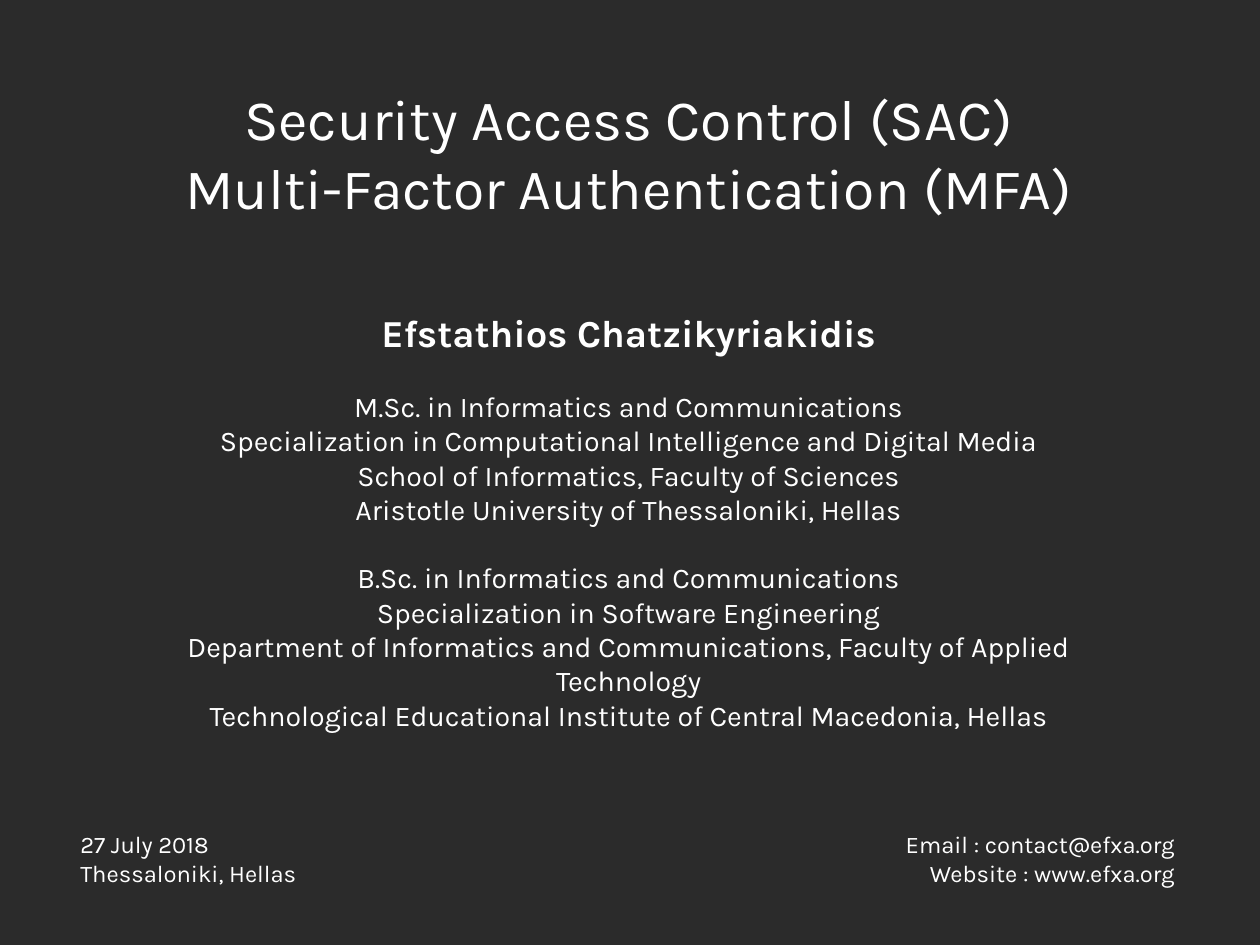
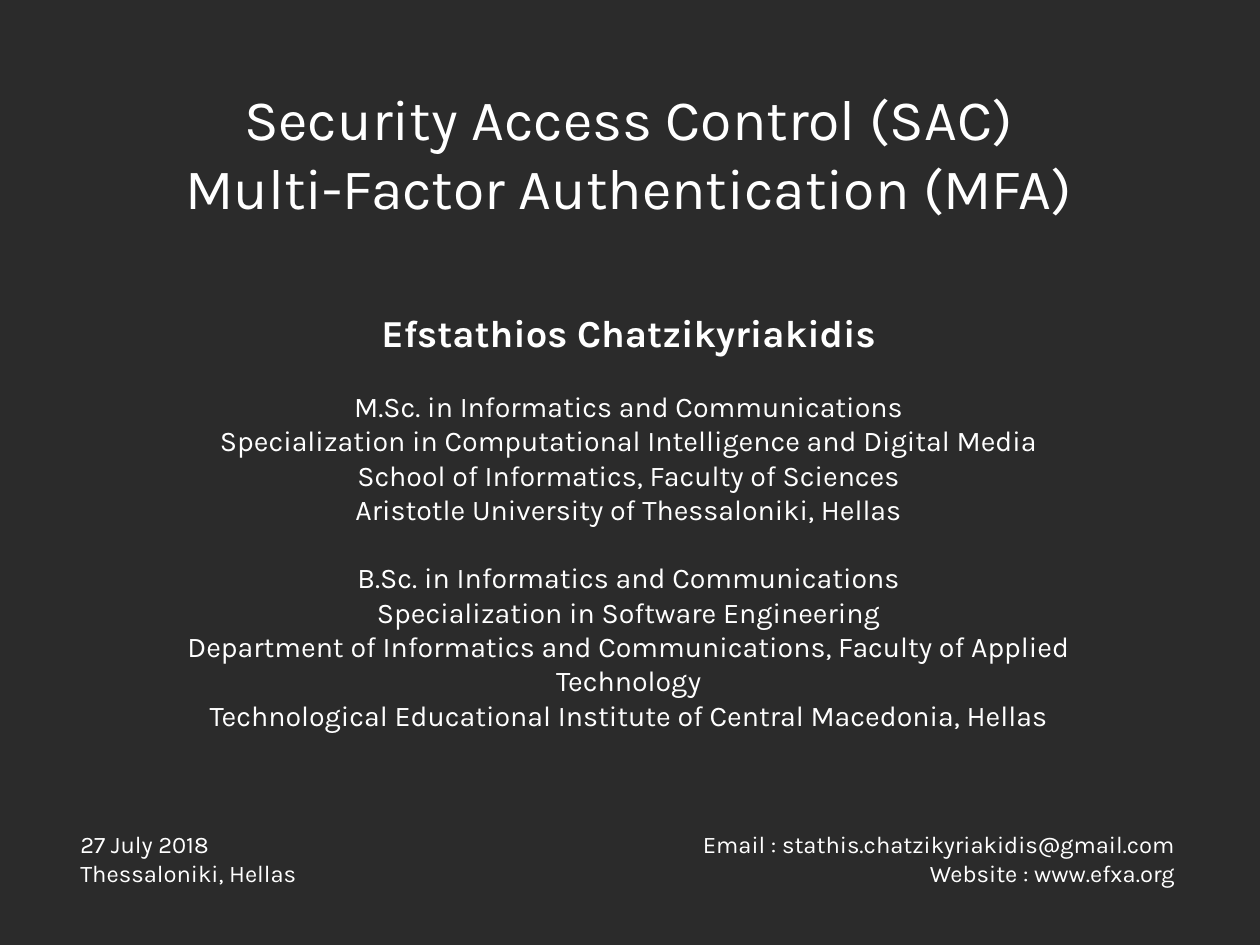
Before and after one commit to EfstathiosChatzikyriakidis/security-access-control-multi-factor-authentication, a slide deck: slide 1 of presentation/SAC-MFA.odp. Drawn at 1260x945 pixels with LibreOffice and Linux fonts; fonts in the diff are those of the drawing; background and template pictures are left out; a plain dark background stands for a picture behind light text. Boxes give left, top, right and bottom in pixels: in the first picture for what was removed or moved away, otherwise in the second. Text is boxed around its words. In the diff, an @@ line names an element or a change of style, - is before the commit and + after.

```diff
--- a/presentation/SAC-MFA.odp
+++ b/presentation/SAC-MFA.odp
@@ text "Email : stathis.chatzikyriakidis@gmail.com": place and size @@
-text "Email : stathis.chatzikyriakidis@gmail.com" at (906,836,1175,888)
+text "Email : stathis.chatzikyriakidis@gmail.com" at (703,836,1174,888)
@@ text at (703,836,1174,859): text changed @@
-Email : contact@efxa.org
+Email : stathis.chatzikyriakidis@gmail.com
```
Also in this commit, not shown: 1 other file.
